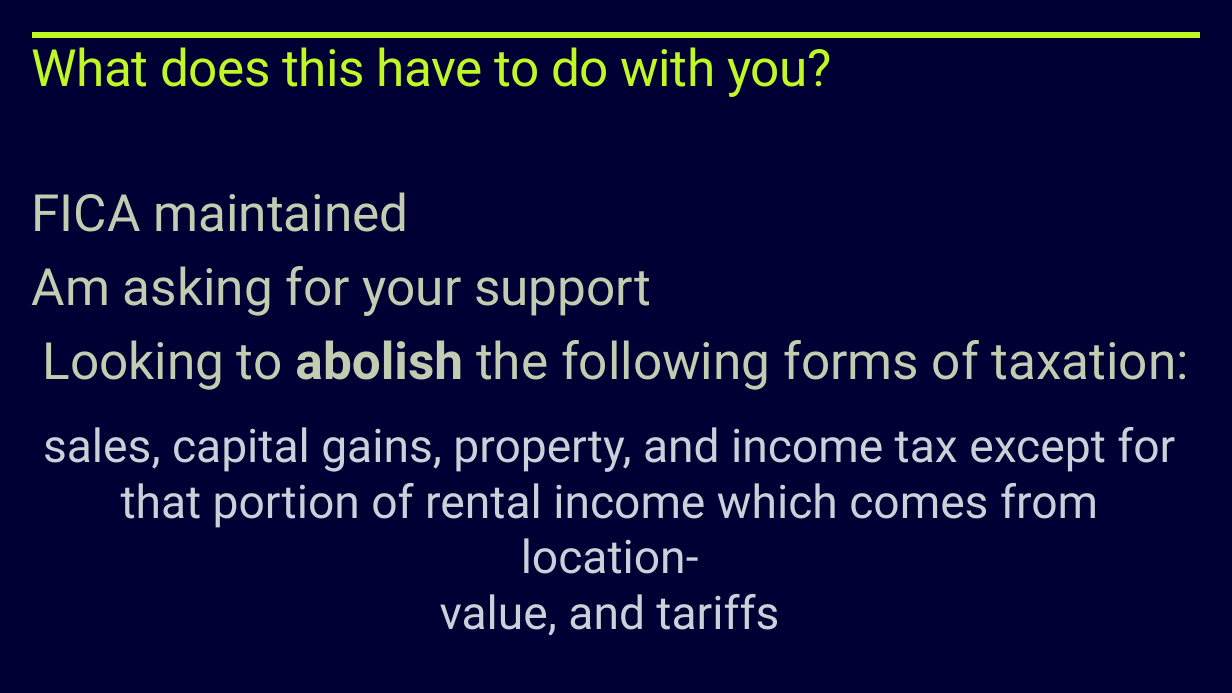
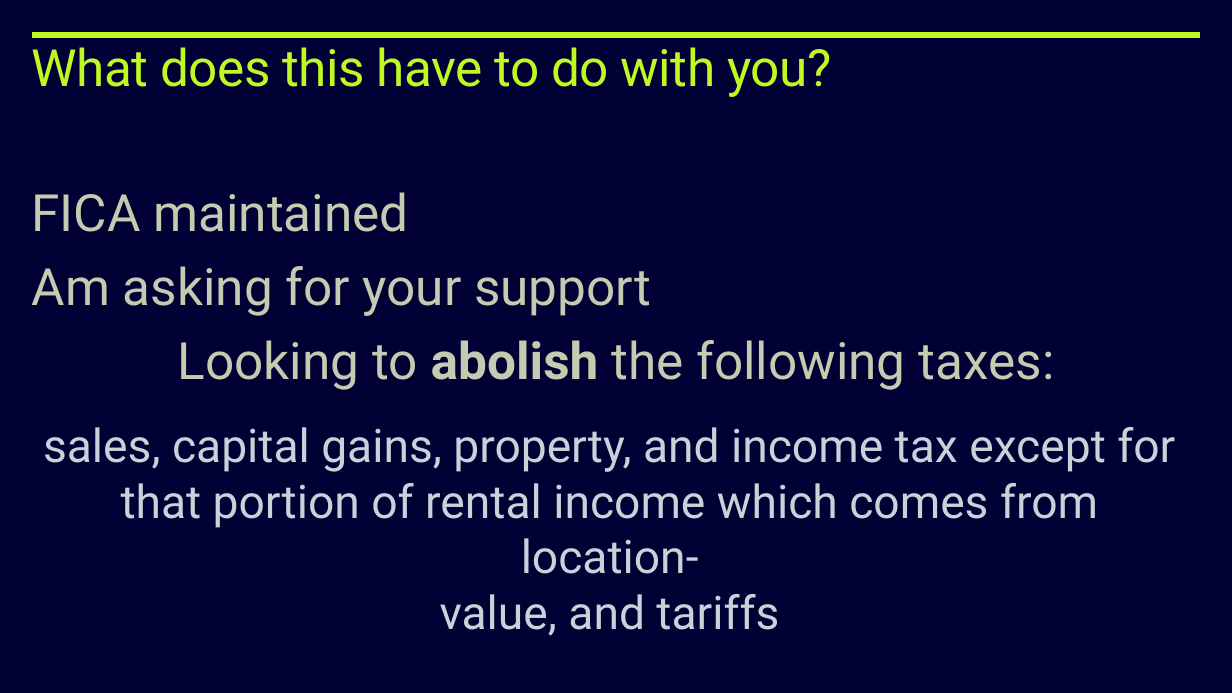
Before and after one commit to kuttaineh/unititle, a slide deck: slide 7 of TRANSITION.ppsx. Drawn at 1232x693 pixels with LibreOffice and Linux fonts; fonts in the diff are those of the drawing. Boxes give left, top, right and bottom in pixels: in the first picture for what was removed or moved away, otherwise in the second. Text is boxed around its words. In the diff, an @@ line names an element or a change of style, - is before the commit and + after.

```diff
--- a/TRANSITION.ppsx
+++ b/TRANSITION.ppsx
@@ text at [178, 340, 1055, 390]: text changed @@
-Looking to abolish the following forms of taxation:
+Looking to abolish the following taxes:
```
Also in this commit, not shown: 4 other slides changed.
